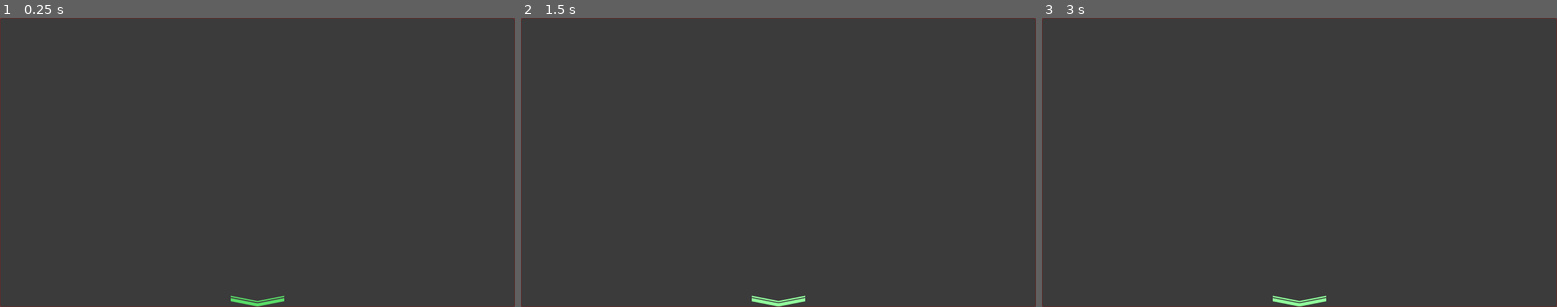
Above: before the commit, frames 1-3 (left to right).
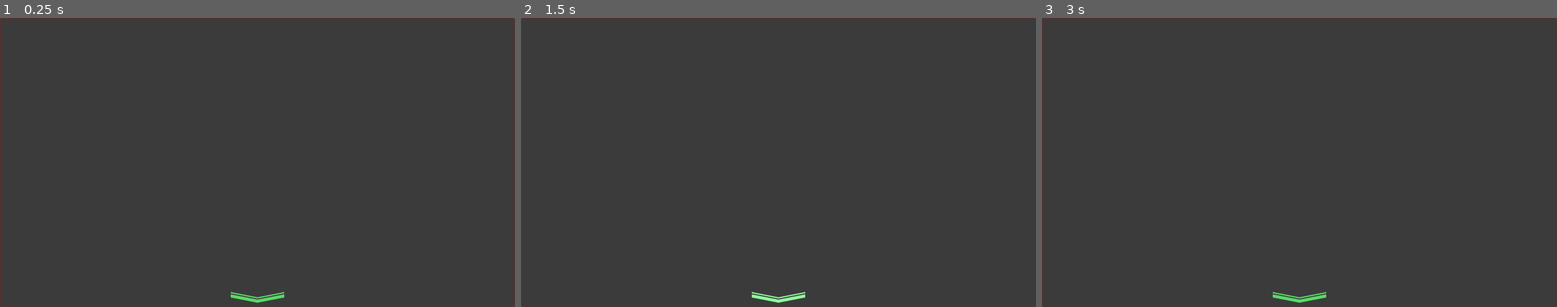
Above: after the commit, the same moments.

Repository: nicemicro/nice_tournament
Game: Godot game, scene res://subscenes/broadcast/seed_display.tscn
The game is run twice, just before and just after one commit, with the same random seed, the same clock (stepped at 60 frames per second) and the same inputs. This scene is started directly instead of the project's main scene.
Inputs (mouse positions are in pixels of both pictures, inside the frame that each line leads up to; where the layout moved, square brackets give the same spot in the first picture):
- Up to frame 1 (0.25 s): no input
- Up to frame 2 (1.5 s): click (778, 298) [778, 301] at 0.5 s; click (778, 298) [778, 301] at 1.25 s
- Up to frame 3 (3 s): click (1299, 298) [1299, 301] at 2 s; tap Enter at 2.75 s; move the mouse to (1412, 148) at 2.77 s

The runs differ from the first frame. In frame 1, 0.5% of the frame differs, in the area x 0-100%, y 1-100%; in frame 2, 0.5%; in frame 3, 0.5%.

Commit message:
Full screen view for seeded players

Diff:
--- a/source/subscenes/broadcast/broadcast_main.gd
+++ b/source/subscenes/broadcast/broadcast_main.gd
@@ -1,32 +1,53 @@
 extends TextureRect
 
-onready var backButton: TextureButton = $GoBack/Button
-onready var fwdButton: TextureButton = $GoForward/Button
+onready var backButton: TextureButton = $Start/GoBack/Button
+onready var fwdButton: TextureButton = $Start/GoForward/Button
+onready var startScreen: Control = $Start
+onready var subScreenPoint: Control = $SubScreen
 
 const seedScenePath: String = "res://subscenes/broadcast/seed_display.tscn"
+const seedFullscreenPath: String = "res://subscenes/broadcast/full_screen_round/seed_full_screen.tscn"
 
 var roundContainers: Array = []
 
 var roundStart: int = 0
 
-func _ready():
-	roundContainers.append($Level1)
-	roundContainers.append($Level2)
-	roundContainers.append($Level3)
+func _ready() -> void:
+	roundContainers.append($Start/Level1)
+	roundContainers.append($Start/Level2)
+	roundContainers.append($Start/Level3)
 
-func start():
+func start() -> void:
 	if len(Tournament.rounds) > 3:
 		fwdButton.disabled = false
 	var roundEnd = min(roundStart + 3, len(Tournament.rounds))
-	var scenePath: String
+	var newScene
 	for levelNum in range(roundStart, roundEnd):
 		var level = Tournament.rounds[levelNum]
 		for roundRes in level:
 			if roundRes is SeedRound:
-				scenePath = seedScenePath
+				newScene = preload(seedScenePath)
 			else:
 				continue
-			var newScene = load(scenePath)
 			var roundScene = newScene.instance()
 			roundScene.attachResource(roundRes)
+			roundScene.connect("openFullScreen", self, "openNewSubscreen")
 			roundContainers[levelNum-roundStart].add_child(roundScene)
+
+func openNewSubscreen(roundRes: RoundResource) -> void:
+	var newScene
+	if roundRes is SeedRound:
+		newScene = preload(seedFullscreenPath)
+	else:
+		return
+	var fullScreenScene = newScene.instance()
+	fullScreenScene.attachResource(roundRes)
+	fullScreenScene.connect("closeScreen", self, "showAllRounds")
+	subScreenPoint.add_child(fullScreenScene)
+	startScreen.visible = false
+	subScreenPoint.visible = true
+
+func showAllRounds() -> void:
+	startScreen.visible = true
+	subScreenPoint.visible = false
+	subScreenPoint.get_child(0).queue_free()
--- a/source/subscenes/broadcast/broadcast_main.tscn
+++ b/source/subscenes/broadcast/broadcast_main.tscn
@@ -15,19 +15,27 @@
 stretch_mode = 1
 script = ExtResource( 3 )
 
-[node name="GoBack" type="PanelContainer" parent="."]
-anchor_top = 0.5
-anchor_bottom = 0.5
-margin_left = 10.0
-margin_top = -110.0
-margin_right = 60.0
-margin_bottom = 110.0
+[node name="Start" type="HBoxContainer" parent="."]
+anchor_right = 1.0
+anchor_bottom = 1.0
+margin_left = 20.0
+margin_top = 15.0
+margin_right = -20.0
+margin_bottom = -15.0
 
-[node name="Button" type="TextureButton" parent="GoBack"]
-margin_left = 5.0
-margin_top = 10.0
-margin_right = 45.0
-margin_bottom = 210.0
+[node name="GoBack" type="PanelContainer" parent="Start"]
+margin_top = 410.0
+margin_right = 55.0
+margin_bottom = 640.0
+rect_min_size = Vector2( 55, 230 )
+size_flags_horizontal = 4
+size_flags_vertical = 4
+
+[node name="Button" type="TextureButton" parent="Start/GoBack"]
+margin_left = 7.0
+margin_top = 15.0
+margin_right = 47.0
+margin_bottom = 215.0
 size_flags_horizontal = 4
 size_flags_vertical = 4
 disabled = true
@@ -36,21 +44,65 @@
 texture_hover = ExtResource( 5 )
 texture_disabled = ExtResource( 4 )
 
-[node name="GoForward" type="PanelContainer" parent="."]
-anchor_left = 1.0
-anchor_top = 0.5
-anchor_right = 1.0
-anchor_bottom = 0.5
-margin_left = -60.0
-margin_top = -110.0
-margin_right = -10.0
-margin_bottom = 110.0
+[node name="Empty" type="Control" parent="Start"]
+margin_left = 59.0
+margin_right = 74.0
+margin_bottom = 1050.0
+rect_min_size = Vector2( 15, 0 )
 
-[node name="Button" type="TextureButton" parent="GoForward"]
-margin_left = 5.0
-margin_top = 10.0
-margin_right = 45.0
-margin_bottom = 210.0
+[node name="Level1" type="VBoxContainer" parent="Start"]
+margin_left = 78.0
+margin_right = 637.0
+margin_bottom = 1050.0
+size_flags_horizontal = 3
+size_flags_vertical = 3
+
+[node name="Empty2" type="Control" parent="Start"]
+margin_left = 641.0
+margin_right = 656.0
+margin_bottom = 1050.0
+rect_min_size = Vector2( 15, 0 )
+
+[node name="Level2" type="VBoxContainer" parent="Start"]
+margin_left = 660.0
+margin_right = 1219.0
+margin_bottom = 1050.0
+size_flags_horizontal = 3
+size_flags_vertical = 3
+
+[node name="Empty3" type="Control" parent="Start"]
+margin_left = 1223.0
+margin_right = 1238.0
+margin_bottom = 1050.0
+rect_min_size = Vector2( 15, 0 )
+
+[node name="Level3" type="VBoxContainer" parent="Start"]
+margin_left = 1242.0
+margin_right = 1801.0
+margin_bottom = 1050.0
+size_flags_horizontal = 3
+size_flags_vertical = 3
+
+[node name="Empty4" type="Control" parent="Start"]
+margin_left = 1805.0
+margin_right = 1820.0
+margin_bottom = 1050.0
+rect_min_size = Vector2( 15, 0 )
+
+[node name="GoForward" type="PanelContainer" parent="Start"]
+margin_left = 1824.0
+margin_top = 410.0
+margin_right = 1879.0
+margin_bottom = 640.0
+rect_min_size = Vector2( 55, 230 )
+size_flags_horizontal = 4
+size_flags_vertical = 4
+
+[node name="Button" type="TextureButton" parent="Start/GoForward"]
+margin_left = 7.0
+margin_top = 15.0
+margin_right = 47.0
+margin_bottom = 215.0
 size_flags_horizontal = 4
 size_flags_vertical = 4
 disabled = true
@@ -60,27 +112,7 @@
 texture_disabled = ExtResource( 4 )
 flip_h = true
 
-[node name="Level1" type="VBoxContainer" parent="."]
-anchor_bottom = 1.0
-margin_left = 80.0
-margin_top = 10.0
-margin_right = 620.0
-margin_bottom = -10.0
-
-[node name="Level2" type="VBoxContainer" parent="."]
-anchor_left = 0.5
-anchor_right = 0.5
-anchor_bottom = 1.0
-margin_left = -270.0
-margin_top = 10.0
-margin_right = 270.0
-margin_bottom = -10.0
-
-[node name="Level3" type="VBoxContainer" parent="."]
-anchor_left = 1.0
+[node name="SubScreen" type="Control" parent="."]
+visible = false
 anchor_right = 1.0
 anchor_bottom = 1.0
-margin_left = -620.0
-margin_top = 10.0
-margin_right = -80.0
-margin_bottom = -10.0
--- a/source/subscenes/broadcast/player_box.gd
+++ b/source/subscenes/broadcast/full_screen_round/player_box.gd
@@ -1,4 +1,4 @@
-extends PanelContainer
+extends MarginContainer
 
 onready var nameField: Label = $HeaderFooter/Name
 onready var raceField: Label = $HeaderFooter/Split/InfoContainer/Race
--- a/source/subscenes/broadcast/player_box.tscn
+++ b/source/subscenes/broadcast/full_screen_round/player_box.tscn
@@ -1,29 +1,30 @@
 [gd_scene load_steps=3 format=2]
 
-[ext_resource path="res://subscenes/broadcast/player_box.gd" type="Script" id=1]
-[ext_resource path="res://themes_fonts/space_theme.tres" type="Theme" id=3]
+[ext_resource path="res://themes_fonts/space_theme.tres" type="Theme" id=1]
+[ext_resource path="res://subscenes/broadcast/full_screen_round/player_box.gd" type="Script" id=2]
 
-[node name="PlayerInfo" type="PanelContainer"]
+[node name="PlayerInfo" type="MarginContainer"]
 anchor_right = 1.0
 anchor_bottom = 1.0
-margin_left = 2.0
-margin_top = 2.0
-margin_right = -2.0
-margin_bottom = -2.0
+margin_left = 5.0
+margin_top = 5.0
+margin_right = -5.0
+margin_bottom = -5.0
 size_flags_horizontal = 3
 size_flags_vertical = 3
-theme = ExtResource( 3 )
-theme_type_variation = "PanelContTransparent"
-script = ExtResource( 1 )
+theme = ExtResource( 1 )
+script = ExtResource( 2 )
 
 [node name="HeaderFooter" type="VBoxContainer" parent="."]
-margin_left = 2.0
-margin_top = 2.0
-margin_right = 1914.0
-margin_bottom = 1074.0
+margin_left = 5.0
+margin_top = 5.0
+margin_right = 1905.0
+margin_bottom = 1065.0
+size_flags_horizontal = 3
+size_flags_vertical = 3
 
 [node name="Name" type="Label" parent="HeaderFooter"]
-margin_right = 1912.0
+margin_right = 1900.0
 margin_bottom = 42.0
 rect_min_size = Vector2( 0, 42 )
 size_flags_horizontal = 3
@@ -33,30 +34,31 @@
 
 [node name="Split" type="HBoxContainer" parent="HeaderFooter"]
 margin_top = 46.0
-margin_right = 1912.0
-margin_bottom = 1072.0
+margin_right = 1900.0
+margin_bottom = 1060.0
 size_flags_horizontal = 3
 size_flags_vertical = 3
 
 [node name="AvatarContainer" type="TextureRect" parent="HeaderFooter/Split"]
-margin_right = 954.0
-margin_bottom = 1026.0
-rect_min_size = Vector2( 150, 150 )
+margin_right = 948.0
+margin_bottom = 1014.0
+rect_min_size = Vector2( 175, 175 )
 size_flags_horizontal = 3
 size_flags_vertical = 3
 expand = true
 stretch_mode = 6
 
 [node name="InfoContainer" type="VBoxContainer" parent="HeaderFooter/Split"]
-margin_left = 958.0
-margin_right = 1912.0
-margin_bottom = 1026.0
+margin_left = 952.0
+margin_top = 495.0
+margin_right = 1900.0
+margin_bottom = 519.0
 size_flags_horizontal = 3
-size_flags_vertical = 3
+size_flags_vertical = 4
 
 [node name="Race" type="Label" parent="HeaderFooter/Split/InfoContainer"]
-margin_right = 954.0
-margin_bottom = 19.0
+margin_right = 948.0
+margin_bottom = 24.0
 size_flags_horizontal = 3
 theme_type_variation = "LabelSmall"
 text = "Protoss"
--- /dev/null
+++ b/source/subscenes/broadcast/full_screen_round/round_full_screen.gd
@@ -0,0 +1,21 @@
+extends HBoxContainer
+
+onready var mainContainer: VBoxContainer =$PanelContainer/Main/Container
+
+var roundRes: RoundResource
+
+signal closeScreen
+
+func attachResource(newRes: RoundResource) -> void:
+	if roundRes != null:
+		printerr("Resource already set")
+		return
+	roundRes = newRes
+	if mainContainer != null:
+		displayResData()
+
+func displayResData() -> void:
+	pass
+
+func _on_CloseButton_pressed() -> void:
+	emit_signal("closeScreen")
--- /dev/null
+++ b/source/subscenes/broadcast/full_screen_round/round_full_screen.tscn
@@ -0,0 +1,75 @@
+[gd_scene load_steps=6 format=2]
+
+[ext_resource path="res://themes_fonts/space_theme.tres" type="Theme" id=1]
+[ext_resource path="res://assets/arrow.png" type="Texture" id=2]
+[ext_resource path="res://assets/arrow_hover.png" type="Texture" id=3]
+[ext_resource path="res://assets/arrow_disabled.png" type="Texture" id=4]
+[ext_resource path="res://subscenes/broadcast/full_screen_round/round_full_screen.gd" type="Script" id=5]
+
+[node name="RoundFullScreen" type="HBoxContainer"]
+anchor_right = 1.0
+anchor_bottom = 1.0
+margin_left = 20.0
+margin_top = 20.0
+margin_right = -20.0
+margin_bottom = -20.0
+size_flags_horizontal = 3
+size_flags_vertical = 3
+theme = ExtResource( 1 )
+script = ExtResource( 5 )
+
+[node name="Close" type="PanelContainer" parent="."]
+margin_top = 405.0
+margin_right = 55.0
+margin_bottom = 635.0
+rect_min_size = Vector2( 55, 230 )
+size_flags_horizontal = 4
+size_flags_vertical = 4
+
+[node name="CloseButton" type="TextureButton" parent="Close"]
+margin_left = 7.0
+margin_top = 15.0
+margin_right = 47.0
+margin_bottom = 215.0
+size_flags_horizontal = 4
+size_flags_vertical = 4
+texture_normal = ExtResource( 2 )
+texture_pressed = ExtResource( 3 )
+texture_hover = ExtResource( 3 )
+texture_disabled = ExtResource( 4 )
+flip_v = true
+
+[node name="Empty" type="Control" parent="."]
+margin_left = 59.0
+margin_right = 159.0
+margin_bottom = 1040.0
+rect_min_size = Vector2( 100, 100 )
+
+[node name="PanelContainer" type="PanelContainer" parent="."]
+margin_left = 163.0
+margin_right = 1880.0
+margin_bottom = 1040.0
+size_flags_horizontal = 3
+size_flags_vertical = 3
+
+[node name="Main" type="VBoxContainer" parent="PanelContainer"]
+margin_left = 2.0
+margin_top = 2.0
+margin_right = 1715.0
+margin_bottom = 1038.0
+
+[node name="Title" type="Label" parent="PanelContainer/Main"]
+margin_right = 1713.0
+margin_bottom = 41.0
+text = "Title"
+align = 1
+
+[node name="Container" type="VBoxContainer" parent="PanelContainer/Main"]
+margin_left = 856.0
+margin_top = 45.0
+margin_right = 856.0
+margin_bottom = 1036.0
+size_flags_horizontal = 4
+size_flags_vertical = 3
+
+[connection signal="pressed" from="Close/CloseButton" to="." method="_on_CloseButton_pressed"]
--- /dev/null
+++ b/source/subscenes/broadcast/full_screen_round/seed_full_screen.gd
@@ -0,0 +1,22 @@
+extends "res://subscenes/broadcast/full_screen_round/round_full_screen.gd"
+
+onready var playerContainer: GridContainer = $PanelContainer/Main/Container/Players
+const playerBoxScenePath: String = "res://subscenes/broadcast/full_screen_round/player_box.tscn"
+
+
+func _ready() -> void:
+	if roundRes != null:
+		displayResData()
+
+func attachResource(newRes: RoundResource):
+	if not newRes is SeedRound:
+		printerr("This UI is for displaying Seed Rounds only.")
+		return
+	.attachResource(newRes)
+
+func displayResData():
+	for player in roundRes.seededPlayers:
+		var newScene = preload(playerBoxScenePath)
+		var newPlayerScene = newScene.instance()
+		newPlayerScene.attachResource(player)
+		playerContainer.add_child(newPlayerScene)
--- /dev/null
+++ b/source/subscenes/broadcast/full_screen_round/seed_full_screen.tscn
@@ -0,0 +1,20 @@
+[gd_scene load_steps=3 format=2]
+
+[ext_resource path="res://subscenes/broadcast/full_screen_round/round_full_screen.tscn" type="PackedScene" id=1]
+[ext_resource path="res://subscenes/broadcast/full_screen_round/seed_full_screen.gd" type="Script" id=2]
+
+[node name="SeedFullScreen" instance=ExtResource( 1 )]
+script = ExtResource( 2 )
+
+[node name="Title" parent="PanelContainer/Main" index="0"]
+text = "Seeded players"
+
+[node name="Container" parent="PanelContainer/Main" index="1"]
+margin_left = 0.0
+margin_right = 1713.0
+size_flags_horizontal = 3
+
+[node name="Players" type="GridContainer" parent="PanelContainer/Main/Container" index="0"]
+margin_right = 1713.0
+size_flags_horizontal = 3
+columns = 4
--- a/source/subscenes/broadcast/round_display.gd
+++ b/source/subscenes/broadcast/round_display.gd
@@ -6,12 +6,10 @@
 
 var roundRes: RoundResource
 
-# Called when the node enters the scene tree for the first time.
-func _ready():
-	if roundRes != null:
-		displayResData()
+signal openFullScreen
 
-func attachResource(newRes: RoundResource):
+
+func attachResource(newRes: RoundResource) -> void:
 	if roundRes != null:
 		printerr("Resource already set")
 		return
@@ -19,8 +17,8 @@
 	if detailContainer != null:
 		displayResData()
 
-func displayResData():
+func displayResData() -> void:
 	pass
 
-func _on_OpenButton_pressed():
-	pass # Replace with function body.
+func _on_OpenButton_pressed() -> void:
+	emit_signal("openFullScreen", roundRes)
--- a/source/subscenes/broadcast/round_display.tscn
+++ b/source/subscenes/broadcast/round_display.tscn
@@ -26,26 +26,37 @@
 text = "Title"
 align = 1
 
+[node name="HSeparator" type="HSeparator" parent="Main"]
+margin_top = 45.0
+margin_right = 1916.0
+margin_bottom = 55.0
+rect_min_size = Vector2( 0, 10 )
+
 [node name="Container" type="VBoxContainer" parent="Main"]
 margin_left = 958.0
-margin_top = 45.0
+margin_top = 59.0
 margin_right = 958.0
-margin_bottom = 1032.0
+margin_bottom = 1018.0
 size_flags_horizontal = 4
 size_flags_vertical = 3
 
 [node name="OpenButton" type="TextureButton" parent="Main"]
 margin_left = 858.0
-margin_top = 1036.0
+margin_top = 1022.0
 margin_right = 1058.0
-margin_bottom = 1076.0
+margin_bottom = 1062.0
 size_flags_horizontal = 4
 size_flags_vertical = 4
 texture_normal = ExtResource( 4 )
-texture_pressed = ExtResource( 3 )
+texture_pressed = ExtResource( 5 )
 texture_hover = ExtResource( 5 )
 texture_disabled = ExtResource( 3 )
-texture_focused = ExtResource( 5 )
 flip_v = true
 
+[node name="Empty" type="Control" parent="Main"]
+margin_top = 1066.0
+margin_right = 1916.0
+margin_bottom = 1076.0
+rect_min_size = Vector2( 30, 10 )
+
 [connection signal="pressed" from="Main/OpenButton" to="." method="_on_OpenButton_pressed"]
--- a/source/subscenes/broadcast/seed_display.gd
+++ b/source/subscenes/broadcast/seed_display.gd
@@ -1,4 +1,8 @@
 extends "res://subscenes/broadcast/round_display.gd"
+
+func _ready() -> void:
+	if roundRes != null:
+		displayResData()
 
 func attachResource(newRes: RoundResource):
 	if not newRes is SeedRound:
--- a/source/themes_fonts/small_text.tres
+++ b/source/themes_fonts/small_text.tres
@@ -3,4 +3,5 @@
 [ext_resource path="res://themes_fonts/LiberationSans-Regular.ttf" type="DynamicFontData" id=1]
 
 [resource]
+size = 20
 font_data = ExtResource( 1 )
--- a/source/themes_fonts/space_theme.tres
+++ b/source/themes_fonts/space_theme.tres
@@ -10,6 +10,9 @@
 [ext_resource path="res://themes_fonts/panelcontainer_transp.tres" type="StyleBox" id=8]
 [ext_resource path="res://themes_fonts/small_text.tres" type="DynamicFont" id=9]
 
+[sub_resource type="StyleBoxLine" id=3]
+color = Color( 0.490196, 0.141176, 0.141176, 1 )
+
 [sub_resource type="DynamicFont" id=1]
 size = 36
 outline_color = Color( 0.443137, 0.827451, 0.419608, 1 )
@@ -20,7 +23,7 @@
 [resource]
 default_font = SubResource( 1 )
 Button/colors/font_color = Color( 0.352941, 0.866667, 0.407843, 1 )
-Button/colors/font_color_disabled = Color( 0.2332, 0.44, 0.25388, 1 )
+Button/colors/font_color_disabled = Color( 0.231373, 0.439216, 0.254902, 1 )
 Button/colors/font_color_focus = Color( 0.5428, 0.92, 0.58052, 1 )
 Button/colors/font_color_hover = Color( 0.5742, 0.99, 0.61578, 1 )
 Button/colors/font_color_pressed = Color( 0.2668, 0.46, 0.28612, 1 )
@@ -29,6 +32,7 @@
 Button/styles/hover = ExtResource( 3 )
 Button/styles/normal = ExtResource( 2 )
 Button/styles/pressed = ExtResource( 5 )
+HSeparator/styles/separator = SubResource( 3 )
 Label/colors/font_color = Color( 0.352941, 0.866667, 0.407843, 1 )
 Label/fonts/font = SubResource( 1 )
 Label/styles/normal = SubResource( 2 )
Not shown: 1 places in source/themes_fonts/space_theme.tres that only renumber resources
